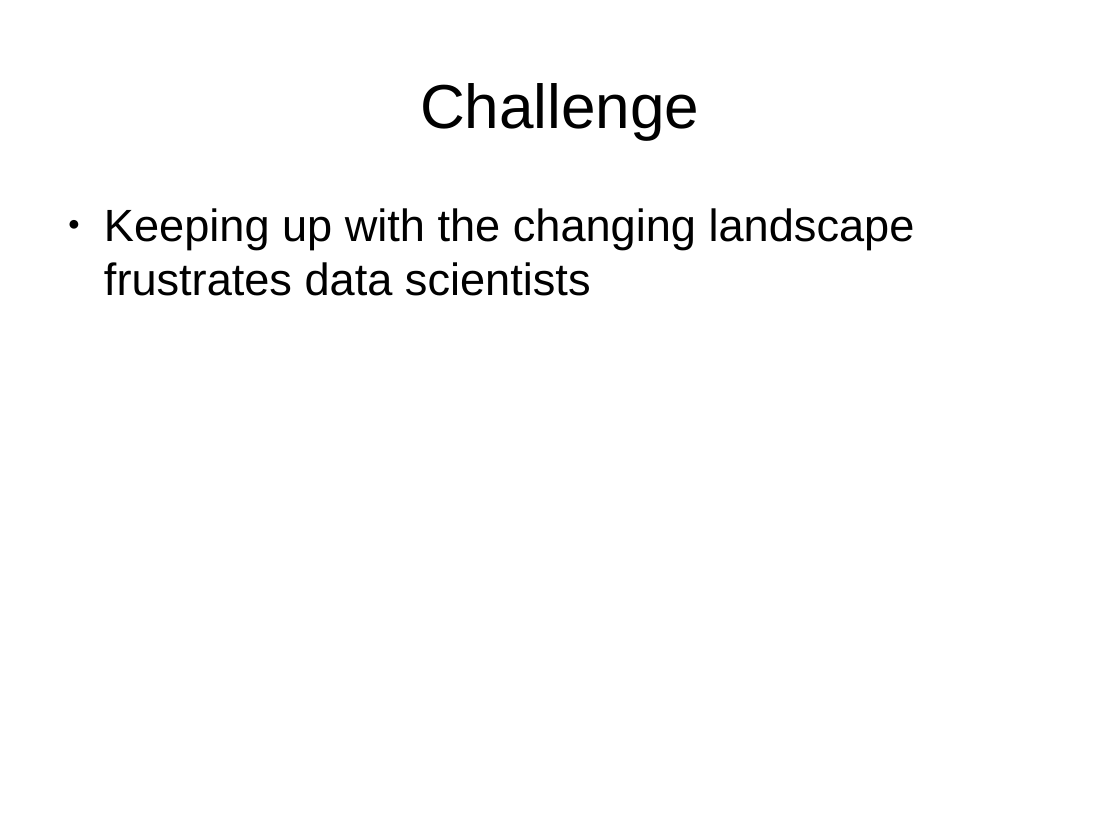
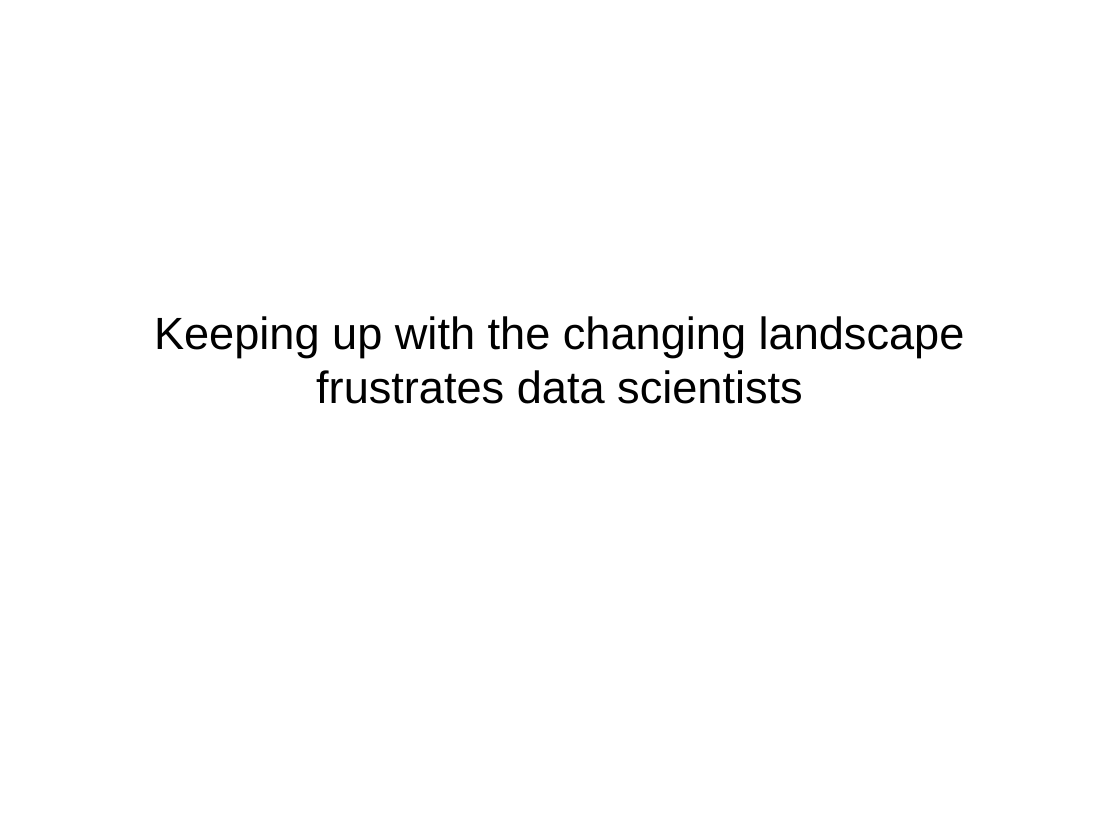
Before and after one commit to mrocklin/blaze-scipy-2014, a slide deck: slide 9 of SciPy2014Blaze.odp. Drawn at 1120x840 pixels with LibreOffice and Linux fonts; fonts in the diff are those of the drawing; background and template pictures are left out. Boxes give left, top, right and bottom in pixels: in the first picture for what was removed or moved away, otherwise in the second. Text is boxed around its words. In the diff, an @@ line names an element or a change of style, - is before the commit and + after.

Commit message:
Change challenge slides to single centred text

```diff
--- a/SciPy2014Blaze.odp
+++ b/SciPy2014Blaze.odp
@@ subtitle "Keeping up with the changing ..." moved from (x1=104, y1=208, x2=915, y2=296) to (x1=154, y1=316, x2=965, y2=404) @@
@@ subtitle "Keeping up with the changing ..." at (x1=154, y1=316, x2=965, y2=404): alignment left to centre; bullet ● to none; less space between paragraphs; vertical alignment top to middle @@
@@ title removed at (x1=420, y1=83, x2=699, y2=139) @@
-Challenge
```
Also in this commit, not shown: 2 other slides changed, 1 slide removed.
